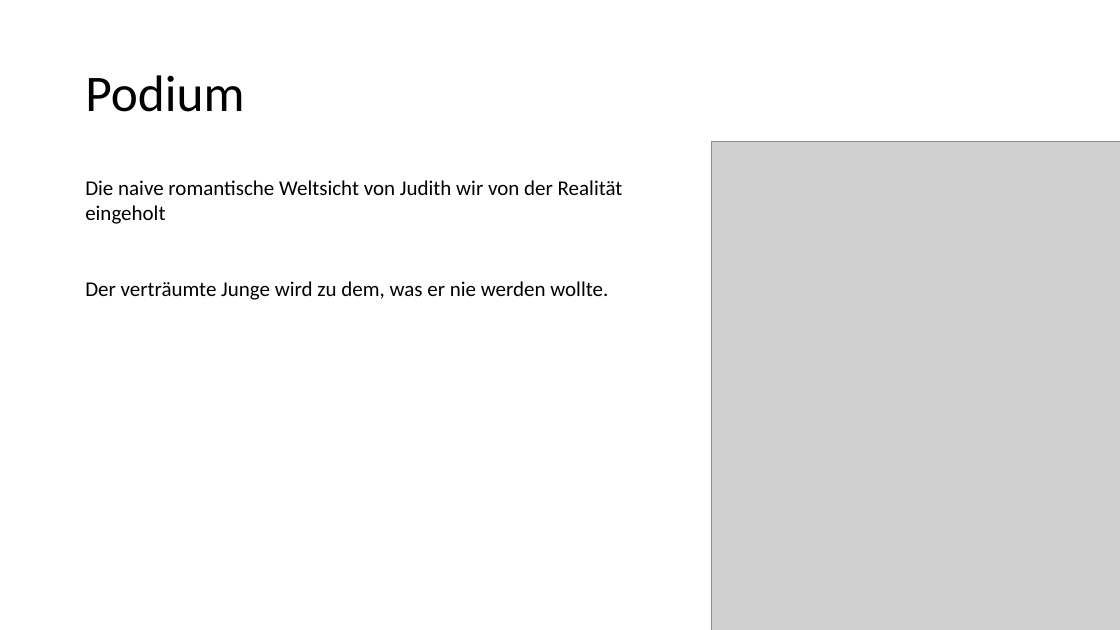
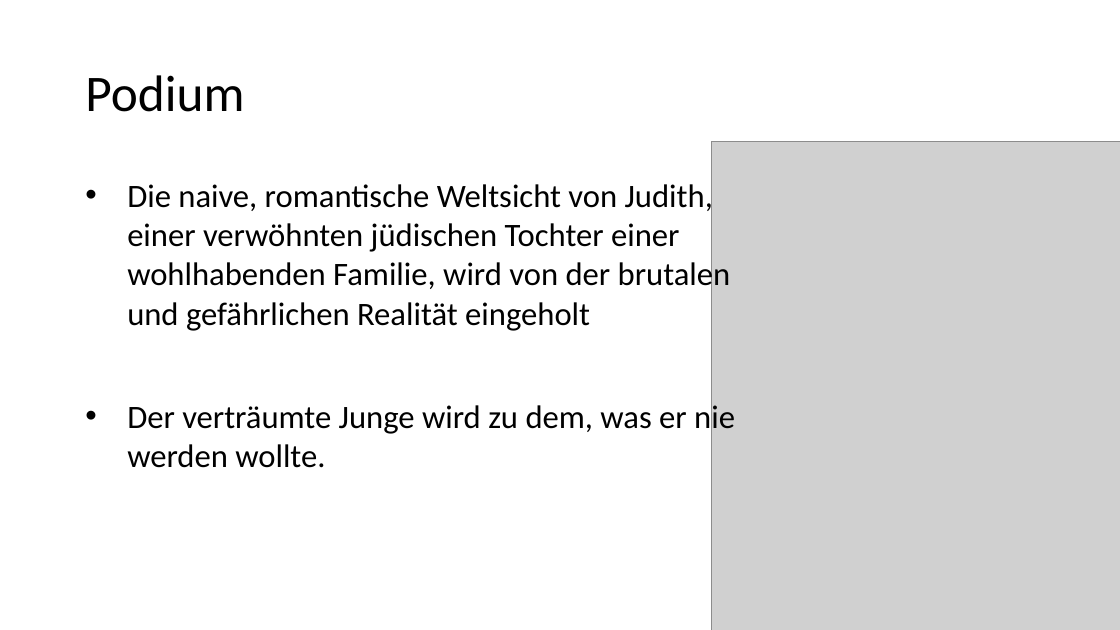
Before and after one commit to prulex9778/Deutsch-Vortrag, a slide deck: slide 10 of Powerpoint.pptx. Drawn at 1120x630 pixels with LibreOffice and Linux fonts; fonts in the diff are those of the drawing; grey boxes stand for pictures. Boxes give left, top, right and bottom in pixels: in the first picture for what was removed or moved away, otherwise in the second. Text is boxed around its words. In the diff, an @@ line names an element or a change of style, - is before the commit and + after.

```diff
--- a/Powerpoint.pptx
+++ b/Powerpoint.pptx
@@ text at box(127, 180, 731, 331): text changed; size 18 to 28 pt @@
-Die naive romantische Weltsicht von Judith wir von der Realität eingeholt
+• Die naive, romantische Weltsicht von Judith, einer verwöhnten jüdischen Tochter einer wohlhabenden Familie, wird von der brutalen und gefährlichen Realität eingeholt
@@ text at box(127, 402, 735, 468): size 18 to 28 pt in "Der verträumte Junge wird zu dem, was ..."; bullet none to • @@
```
Also in this commit, not shown: 4 other slides changed, 1 slide added, 12 other files.
